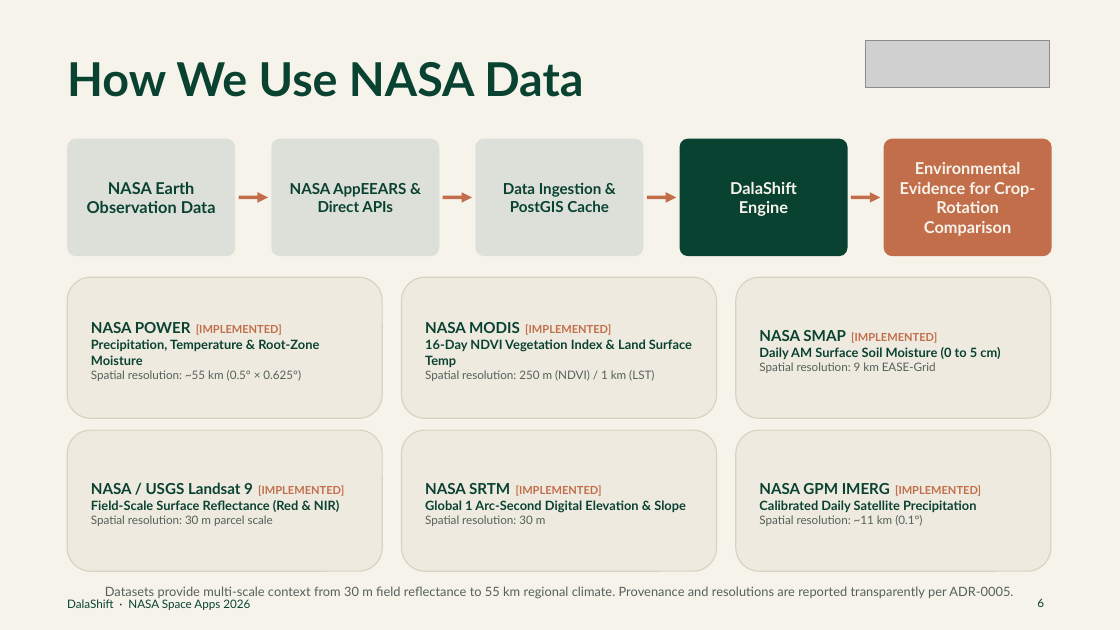
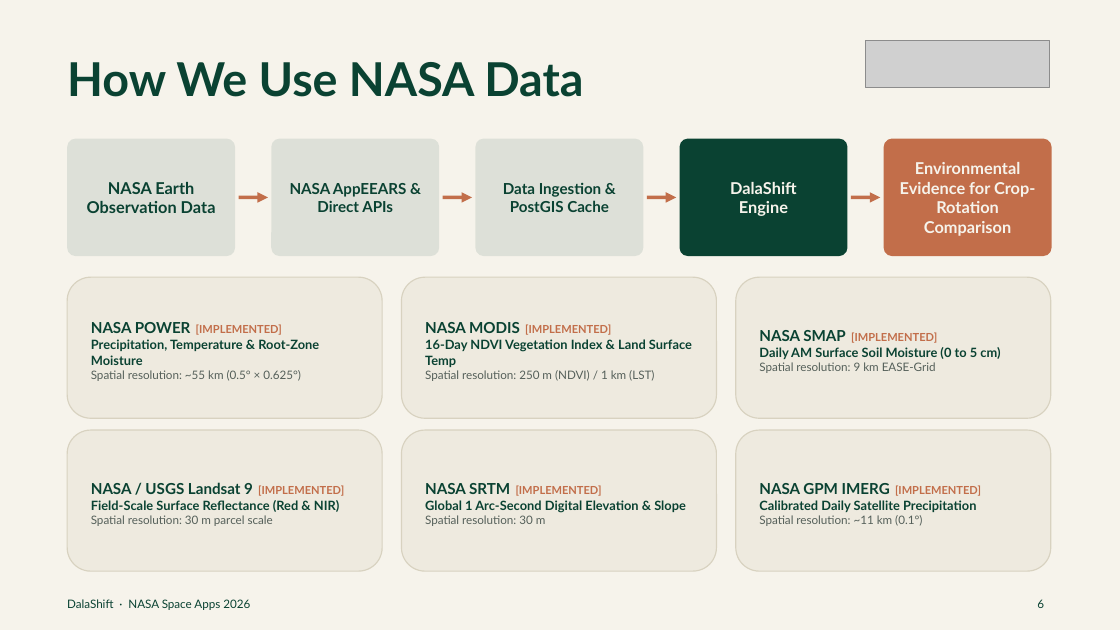
Before and after one commit to vip-ultr/dalashift, a slide deck: slide 6 of docs/hackathon/DalaShift_NASA_Space_Apps_2026.pptx. Drawn at 1120x630 pixels with LibreOffice and Linux fonts; fonts in the diff are those of the drawing; grey boxes stand for pictures. Boxes give left, top, right and bottom in pixels: in the first picture for what was removed or moved away, otherwise in the second. Text is boxed around its words. In the diff, an @@ line names an element or a change of style, - is before the commit and + after.

```diff
--- a/docs/hackathon/DalaShift_NASA_Space_Apps_2026.pptx
+++ b/docs/hackathon/DalaShift_NASA_Space_Apps_2026.pptx
@@ proportions changed in 6 elements at [67, 277, 382, 418], [402, 277, 717, 418], [736, 277, 1051, 418], [67, 430, 382, 571], [402, 430, 717, 571], [736, 430, 1051, 571] @@
@@ text removed at [105, 586, 1013, 599] @@
-Datasets provide multi-scale context from 30 m field reflectance to 55 km regional climate. Provenance and resolutions are reported transparently per ADR-0005.
```
Also in this commit, not shown: 4 other slides changed, 2 slides added, 2 slides removed, 5 other files.
